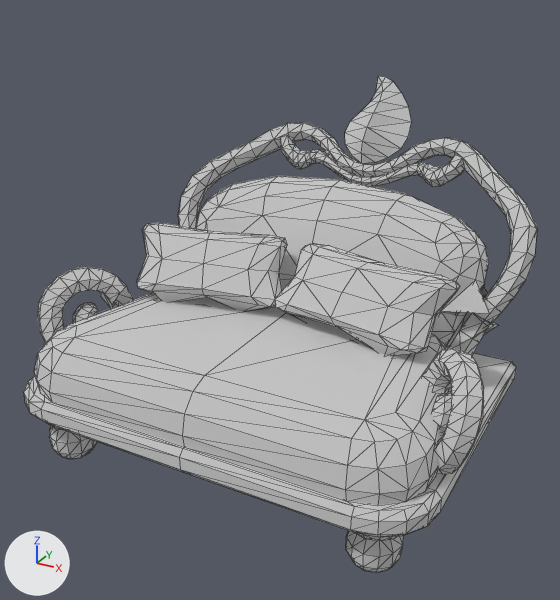
The glTF model tools/art/models/tripo/gf/g_f_sofa.glb: old version first, new version second.
Before and after are seen from a 50 mm camera at (0.146, -0.281, 0.2) aimed at (-0.002, -0.012, 0.065). Lighting does not change. The marker at lower left points along +X, +Y and +Z. The first picture is the older version. Mesh edges are drawn as thin lines. Vertices at exactly the same position are counted once.

Objects in the first picture: 'geometry_0'.
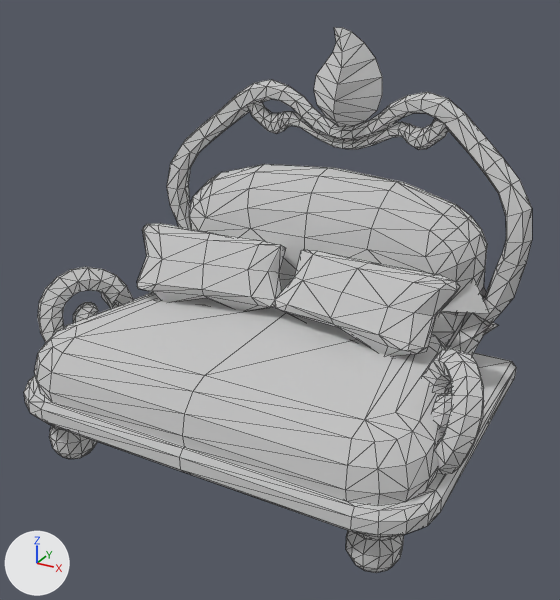
Location of each change, (x1, y1, x2, y2) in pixels of the pictures (560 x 600 px; the box of a moved part takes in the faces that stretch with it):
'geometry_0', reshaped (10% taller)
    before: (24, 76, 537, 573)
    after: (24, 27, 532, 573)
part 1 of me_geometry_0, moved or reshaped
    before: (345, 76, 411, 163)
    after: (314, 27, 382, 127)
part 2 of me_geometry_0, moved or reshaped
    before: (159, 123, 537, 316)
    after: (159, 79, 532, 316)

The change, as a diff of the scene's bpy script:
```diff
--- a/tools/art/models/tripo/gf/g_f_sofa.glb.py
+++ b/tools/art/models/tripo/gf/g_f_sofa.glb.py
@@ me_geometry_0 @@
 # used by ob_geometry_0; location = (0.0, 0.0, 0.0)
-me_geometry_0.from_pydata(...)  # 1555 vertices, 2905 faces; spans x -0.099..0.099, y -0.091..0.091, z 0.0..0.146
+me_geometry_0.from_pydata(...)  # 1555 vertices, 2905 faces; spans x -0.099..0.099, y -0.091..0.051, z 0.0..0.173
+# me_geometry_0 part 1: the loose piece of 26 vertices spanning x -0.016..0.019, y 0.069..0.091, z 0.106..0.146 is turned 33 degrees about the x axis through its middle, then moved by (0.0, -0.04, 0.024)
+# me_geometry_0 part 2: 403 of 1555 vertices moved; they spanned x -0.091..0.091, y -0.002..0.087, z 0.07..0.123 and now span x -0.091..0.091, y -0.004..0.051, z 0.076..0.148; mean shift (0.0, -0.023, 0.018); largest move (-0.038, 0.084, 0.122) -> (-0.038, 0.046, 0.148)
 me_geometry_0.materials.append(mat_material_0)
```
